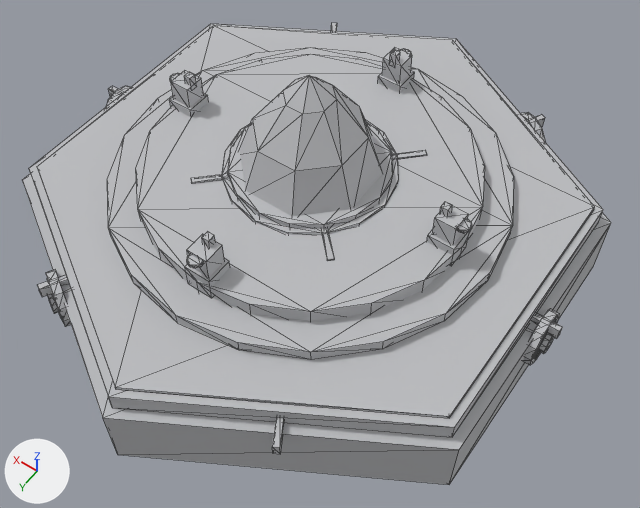
Renders of the glTF model buildings/shield_emitter/shield_emitter_s2_100.glb from each side of a commit.
Camera for both pictures: a camera (50 mm lens) standing at (-2.31, 3.13, 4.86) and looking at (-0.3, 0.31, 0.43). The axes (+X, +Y, +Z) are drawn at lower left. The lights are the same throughout. The picture after the commit comes second. Mesh edges are drawn as thin lines. Vertices at exactly the same position are counted once.

Objects in the first picture: 'ShieldEmitter_s2'.
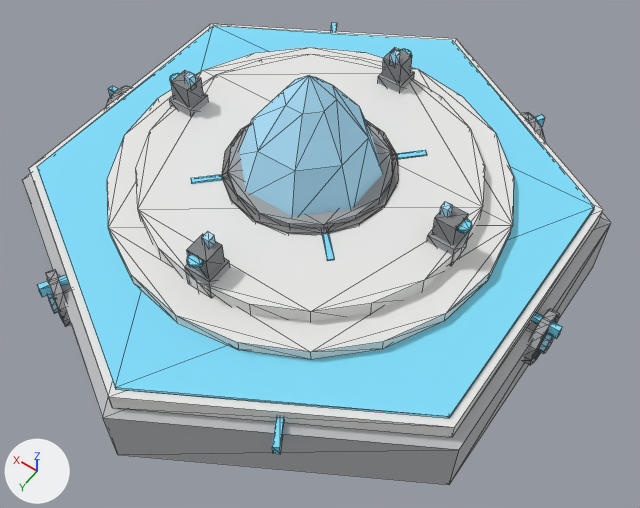
Where the change shows, as pixel boxes [x1, y1, x2, y2] in the pictures (640 x 508 px):
part 1 of me_se_base, recoloured (light grey to cyan)
    both: [37, 23, 595, 454]
part 2 of me_se_base, recoloured
    both: [28, 48, 605, 457]
part 3 of me_se_base, recoloured
    both: [47, 50, 554, 354]
part 4 of me_se_base, recoloured (light grey to white)
    both: [29, 24, 603, 437]

Edits to the bpy script that builds the scene:
```text
Change me_se_base:
    where me_se_base.from_pydata(...)  # 1117 vertices, 1930 faces; spans x -1.8..1.8, y -1.95..1.95, z 0.0..1.53
    used by ob_shieldemitter_s2; location = (0.0, 0.0, 0.0)
    me_se_base part 1: 776 faces centred in x -1.8..1.8, y -1.57..1.57, z 0.22..0.97 are repainted in the vertex colours; the middle colour goes from light grey #bcbdc0 to cyan #80defa
    me_se_base part 2: 664 faces centred in x -1.73..1.73, y -1.63..1.63, z 0.0..0.99 are repainted in the vertex colours; the middle colour goes from light grey #bcbdc0 to grey #9fa2a5
    me_se_base part 3: 270 faces centred in x -1.77..1.77, y -1.56..1.56, z 0.27..1.43 are repainted in the vertex colours; the middle colour goes from light grey #bcbdc0 to blue #aee4fd
    me_se_base part 4: 220 faces centred in x -1.62..1.62, y -1.56..1.56, z 0.05..0.78 are repainted in the vertex colours; the middle colour goes from light grey #bcbdc0 to white #e9e9e7
```
